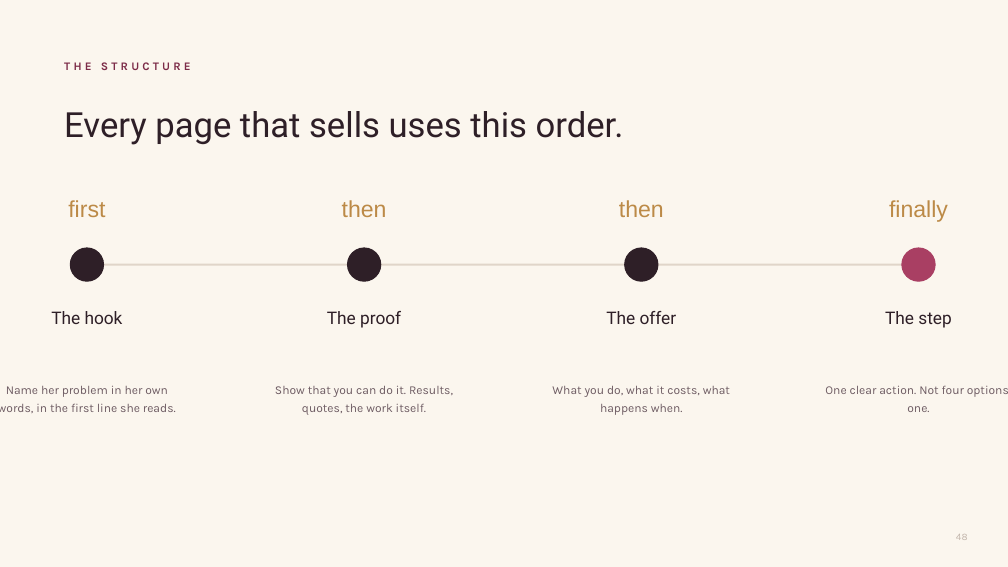
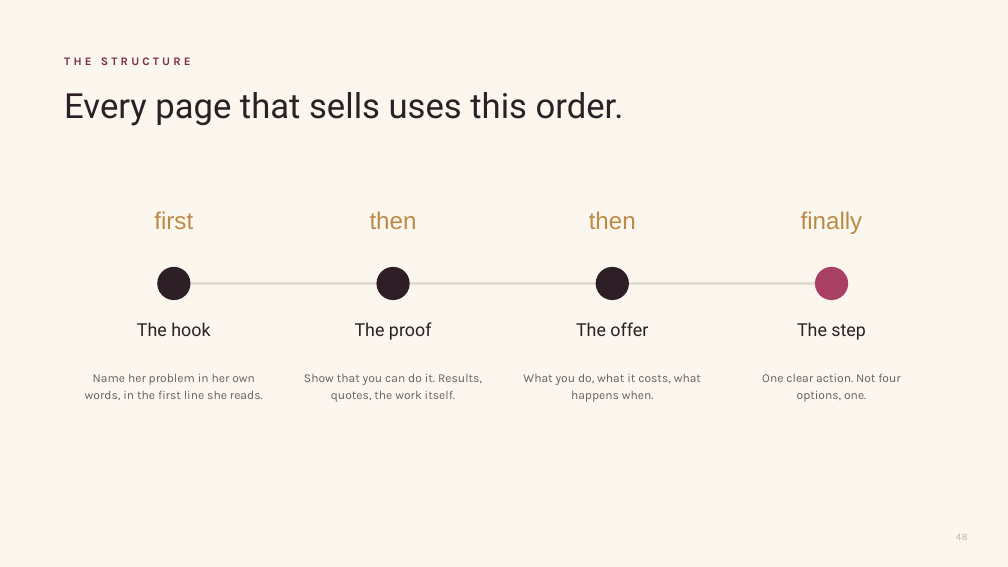
Before and after one commit to genasbury12/blb-site, a slide deck: slide 48 of BLB-Course-Deck-Template.pptx. Drawn at 1008x567 pixels with LibreOffice and Linux fonts; fonts in the diff are those of the drawing. Boxes give left, top, right and bottom in pixels: in the first picture for what was removed or moved away, otherwise in the second. Text is boxed around its words. In the diff, an @@ line names an element or a change of style, - is before the commit and + after.

```diff
--- a/BLB-Course-Deck-Template.pptx
+++ b/BLB-Course-Deck-Template.pptx
@@ text "first": place and size @@
-text "first" at [68,200,105,217]
+text "first" at [154,211,193,229]
@@ text "then": place and size @@
-text "then" at [342,200,387,217]
+text "then" at [370,211,417,229]
@@ text "then": place and size @@
-text "then" at [619,200,664,217]
+text "then" at [589,211,636,229]
@@ size 22 to 23 pt; vertical alignment middle to top in 4 elements at [370,211,417,229], [589,211,636,229], [154,211,193,229], [801,211,863,234] @@
@@ text "finally": place and size @@
-text "finally" at [889,200,948,222]
+text "finally" at [801,211,863,234]
@@ outline #2E1F27 1 pt to none in 3 elements at [377,267,410,300], [596,267,629,300], [157,267,191,300] @@
@@ ellipse: place and size @@
-ellipse at [70,248,104,281]
+ellipse at [157,267,191,300]
@@ ellipse: place and size @@
-ellipse at [348,248,381,281]
+ellipse at [377,267,410,300]
@@ ellipse: place and size @@
-ellipse at [625,248,658,281]
+ellipse at [596,267,629,300]
@@ ellipse: place and size @@
-ellipse at [902,248,935,281]
+ellipse at [815,267,848,300]
@@ ellipse at [815,267,848,300]: outline #A93F63 1 pt to none @@
@@ line moved from (87, 265) - (919, 265) to (174, 284) - (832, 284) @@
@@ text "The hook": place and size @@
-text "The hook" at [51,311,123,324]
+text "The hook" at [137,322,210,336]
@@ text "The proof": place and size @@
-text "The proof" at [327,311,401,328]
+text "The proof" at [355,322,432,340]
@@ text "The offer": place and size @@
-text "The offer" at [606,311,677,324]
+text "The offer" at [576,322,648,336]
@@ size 16.5 to 17 pt; vertical alignment middle to top in 4 elements at [355,322,432,340], [576,322,648,336], [137,322,210,336], [797,322,866,340] @@
@@ text "The step": place and size @@
-text "The step" at [885,311,951,328]
+text "The step" at [797,322,866,340]
@@ vertical alignment middle to top in 6 elements at [64,57,191,65], [64,92,624,126], [304,374,482,402], [523,374,701,402], [762,373,900,402], [85,374,263,400] @@
@@ text "Name her problem in her ...": place and size @@
-text "Name her problem in her ..." at [0,386,176,413]
+text "Name her problem in her ..." at [85,374,263,400]
@@ text "Show that you can do ...": place and size @@
-text "Show that you can do ..." at [275,386,453,415]
+text "Show that you can do ..." at [304,374,482,402]
@@ text "What you do, what it ...": place and size @@
-text "What you do, what it ..." at [552,386,730,415]
+text "What you do, what it ..." at [523,374,701,402]
@@ text "One clear action. Not four ...": place and size @@
-text "One clear action. Not four ..." at [825,386,1008,412]
+text "One clear action. Not four ..." at [762,373,900,402]
```
Also in this commit, not shown: 99 other slides changed, 1 other file.
